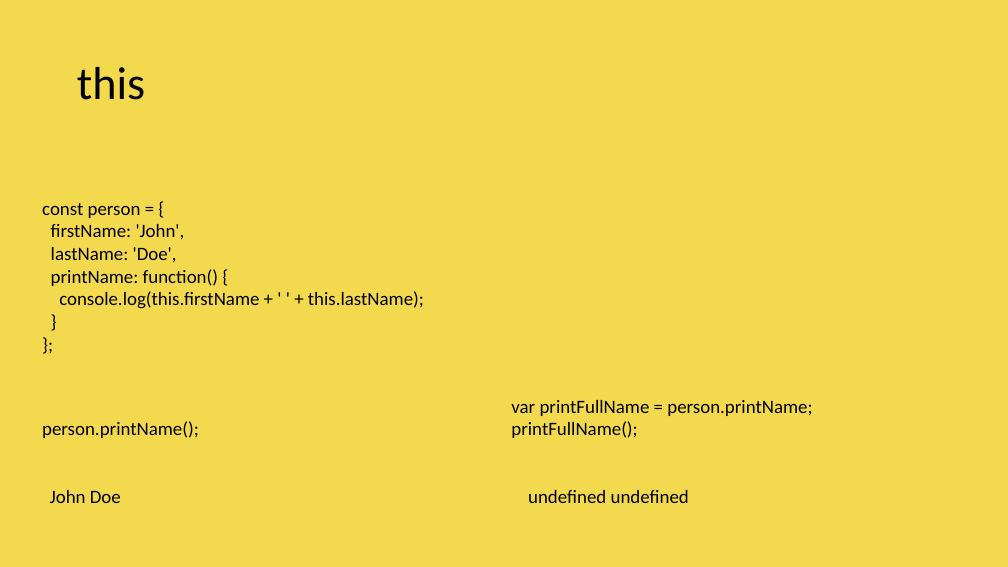
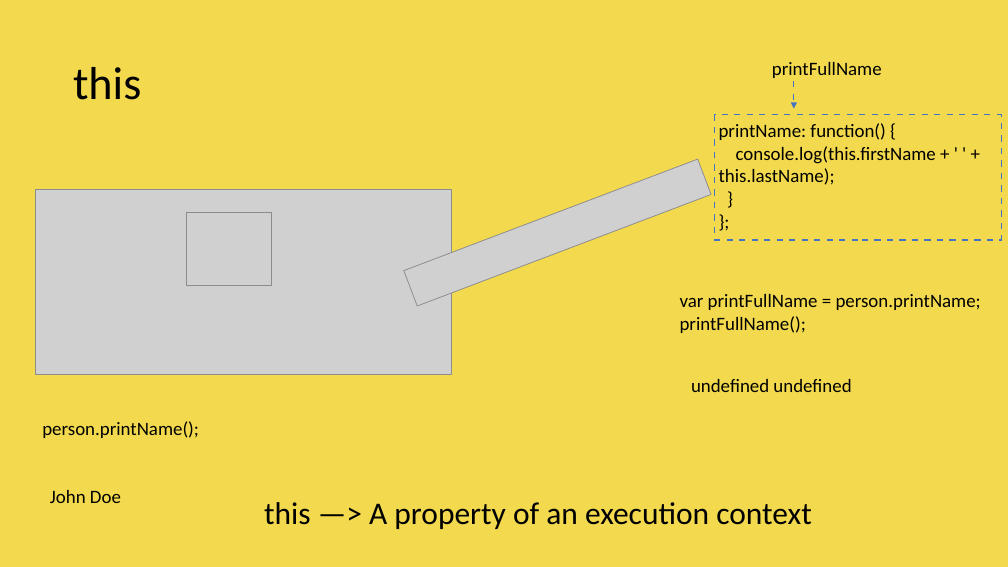
Before and after one commit to vishwanantha/javascript-101, a slide deck: slide 7 of ppt/004 - Call Apply Bind.pptx (slide 4 before the commit). Drawn at 1008x567 pixels with LibreOffice and Linux fonts; fonts in the diff are those of the drawing; grey boxes stand for pictures. Boxes give left, top, right and bottom in pixels: in the first picture for what was removed or moved away, otherwise in the second. Text is boxed around its words. In the diff, an @@ line names an element or a change of style, - is before the commit and + after.

```diff
--- a/ppt/004 - Call Apply Bind.pptx
+++ b/ppt/004 - Call Apply Bind.pptx
@@ title "this": place and size @@
-title "this" at (77,67,145,100)
+title "this" at (73,67,141,100)
@@ text added at (772,62,882,78), 18 pt, text #000000 @@
+printFullName
@@ arrow added from (794, 81) to (794, 109), #4472C4 1 pt @@
@@ rectangle added at (715,115,1002,240), outline #4472C4 1 pt, 18 pt, text #000000 @@
+printName: function() {
+console.log(this.firstName + ' ' + this.lastName);
+}
+};
@@ picture added at (404,159,712,306) @@
@@ picture added at (36,190,451,375) @@
@@ text removed at (42,203,424,309) @@
-const person = {
-firstName: 'John',
-lastName: 'Doe',
-printName: function() {
-console.log(this.firstName + ' ' + this.lastName);
-}
-};
@@ picture added at (186,212,271,285) @@
@@ text "var printFullName = person.printName;": place and size @@
-text "var printFullName = person.printName;" at (511,400,812,438)
+text "var printFullName = person.printName;" at (680,294,981,333)
@@ text "undefined undefined": place and size @@
-text "undefined undefined" at (528,490,689,503)
+text "undefined undefined" at (691,379,851,392)
@@ text added at (264,502,812,529), 30 pt, text #000000 @@
+this —> A property of an execution context
```
Also in this commit, not shown: 3 other slides changed, 24 slides added, 1 slide removed, 1 other file.
